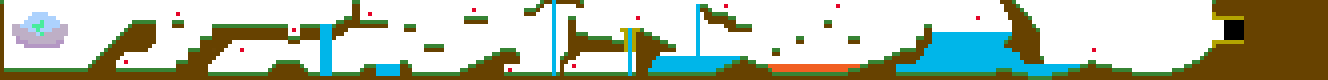
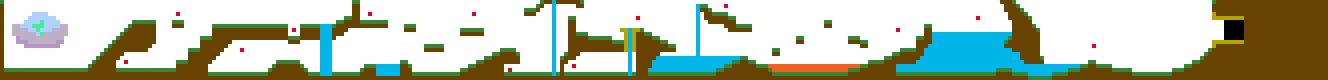
Layered file, before and after one edit (1328×80). Changes by layer:
painted on "Objectives" over bbox(472, 4, 900, 32)
painted on "BG" over bbox(460, 16, 1096, 52)
